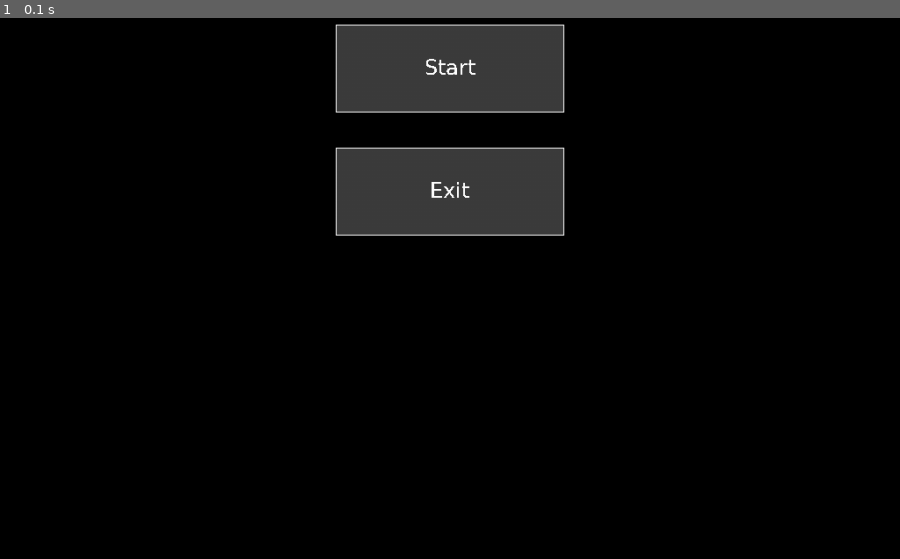
Above: before the commit, frame 1.
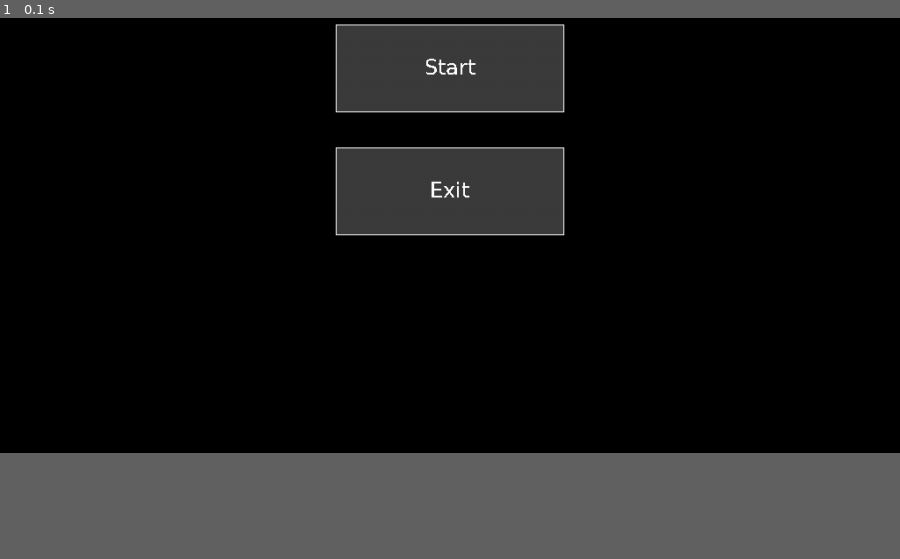
Above: after the commit, the same moment.

Repository: jakubkrysakowski/kuba-pygame1
Game: pygame game, started from main.py
Two runs of this game, one before a commit and one after it. Both use one fixed random seed, a clock stepped at 60 frames per second and the inputs below.
Inputs:
- Up to frame 1 (0.1 s): no input
The window is 900x675 before the commit and 900x569 after it. Grey fills any space a smaller window leaves; there, only what the larger window draws over its background counts as a difference.

The runs differ from the first frame. In frame 1, 0.4% of the frame differs, in the area x 37-63%, y 1-41%.

Commit message:
limit max display height, cleanup variables

Diff:
--- a/game.py
+++ b/game.py
@@ -14,6 +14,7 @@
 
     def __init__(self, level):
         self.screen = pygame.display.get_surface()
+        print(self.screen.get_size())
         self.player = player.Player()
         self.clock = pygame.time.Clock()
         self.fps = 60
--- a/main.py
+++ b/main.py
@@ -9,9 +9,10 @@
 from levels import *
 pygame.init()
 
-CAPTION = "Kuba PyGame 1"
-SCREEN_SIZE = (1024, 768)
-FULLSCREEN = False
+window_caption = "Poznajmy PyGame"
+max_display_height = int(pygame.display.Info().current_h * 0.9)
+display_size = (1024, min(768, max_display_height))
+fullscreen = False
 
 def getLevel(level_name):
     return globals()[level_name].Level(pygame)
@@ -19,8 +20,9 @@
 if __name__ == "__main__":
     os.environ['SDL_VIDEO_CENTERED'] = '1'
     pygame.init()
-    pygame.display.set_caption(CAPTION)
-    pygame.display.set_mode(SCREEN_SIZE, pygame.FULLSCREEN if FULLSCREEN else 0)
+    pygame.display.set_caption(window_caption)
+
+    pygame.display.set_mode(display_size, pygame.FULLSCREEN if fullscreen else 0)
 
     while True:
         level_name = menu.Menu().run()
